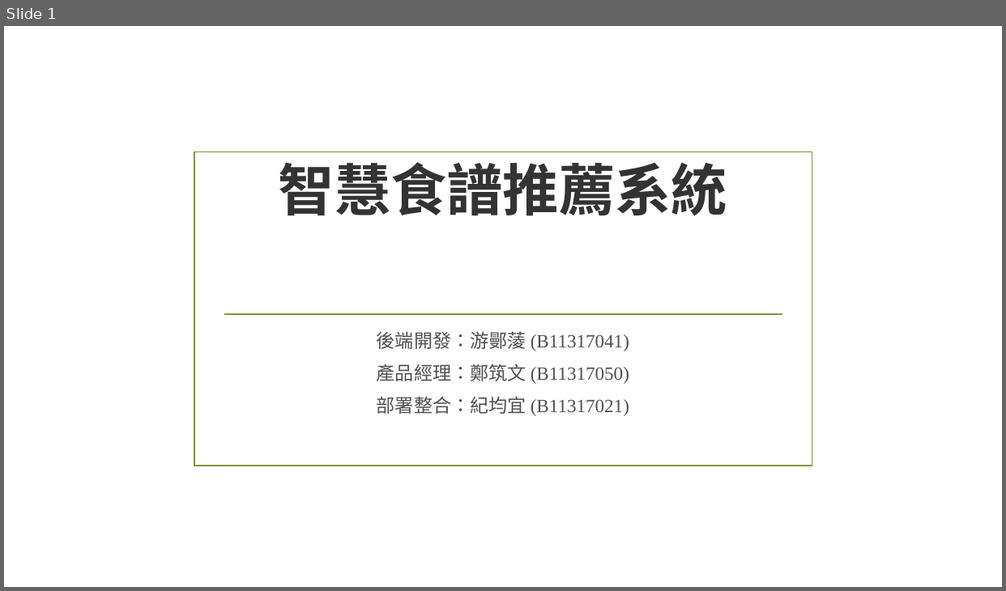
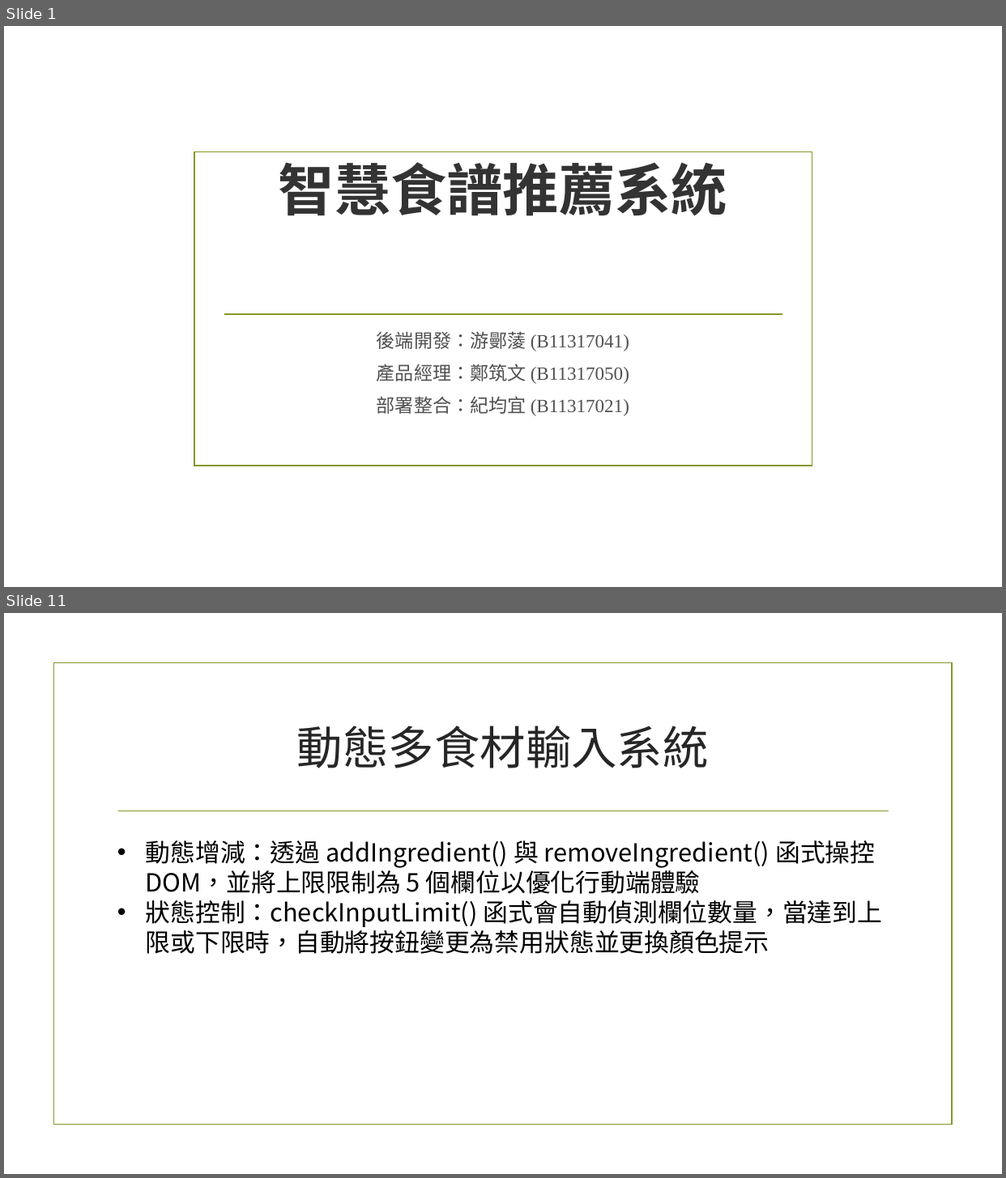
Before and after one commit to megan950628-tech/Final_report_recipe1, a slide deck: 智慧食譜推薦系統：後端架構.pptx. Shown one above the other, each under a label of ours: slide 1 before the commit, slides 1 and 11 after it; the slides between them are not shown. The pictures are 1006x591 and 1006x1178 pixels, drawn with LibreOffice and Linux fonts; fonts in the diff are those of the drawing; background and template pictures are left out. Boxes give left, top, right and bottom in pixels: in the first picture for what was removed or moved away, otherwise in the second. Text is boxed around its words. In the diff, an @@ line names an element or a change of style, - is before the commit and + after.

```diff
--- a/智慧食譜推薦系統：後端架構.pptx
+++ b/智慧食譜推薦系統：後端架構.pptx
@@ slide 11 added at box(4, 613, 1002, 1174), background picture (left out) @@
@@ rectangle added at box(53, 663, 952, 1125), outline #83992A 1.25 pt @@
@@ title added at box(297, 726, 709, 769), 44 pt, text #262626 @@
+動態多食材輸入系統
@@ line added from (118, 811) to (889, 811), #83992A 1.25 pt @@
@@ text added at box(146, 841, 882, 954), 24 pt, text #000000 @@
+• 動態增減：透過 addIngredient() 與 removeIngredient() 函式操控 DOM，並將上限限制為 5 個欄位以優化行動端體驗
+• 狀態控制：checkInputLimit() 函式會自動偵測欄位數量，當達到上限或下限時，自動將按鈕變更為禁用狀態並更換顏色提示
```
Also in this commit, not shown: 5 slides changed, 6 other slides added.
